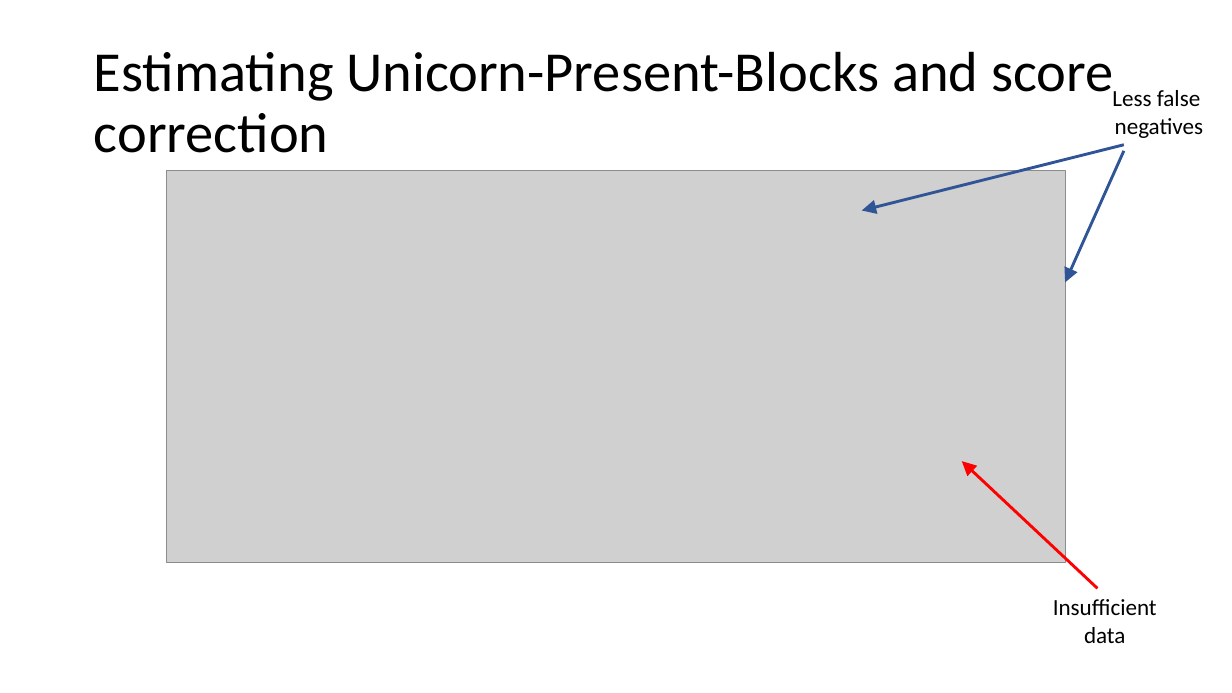
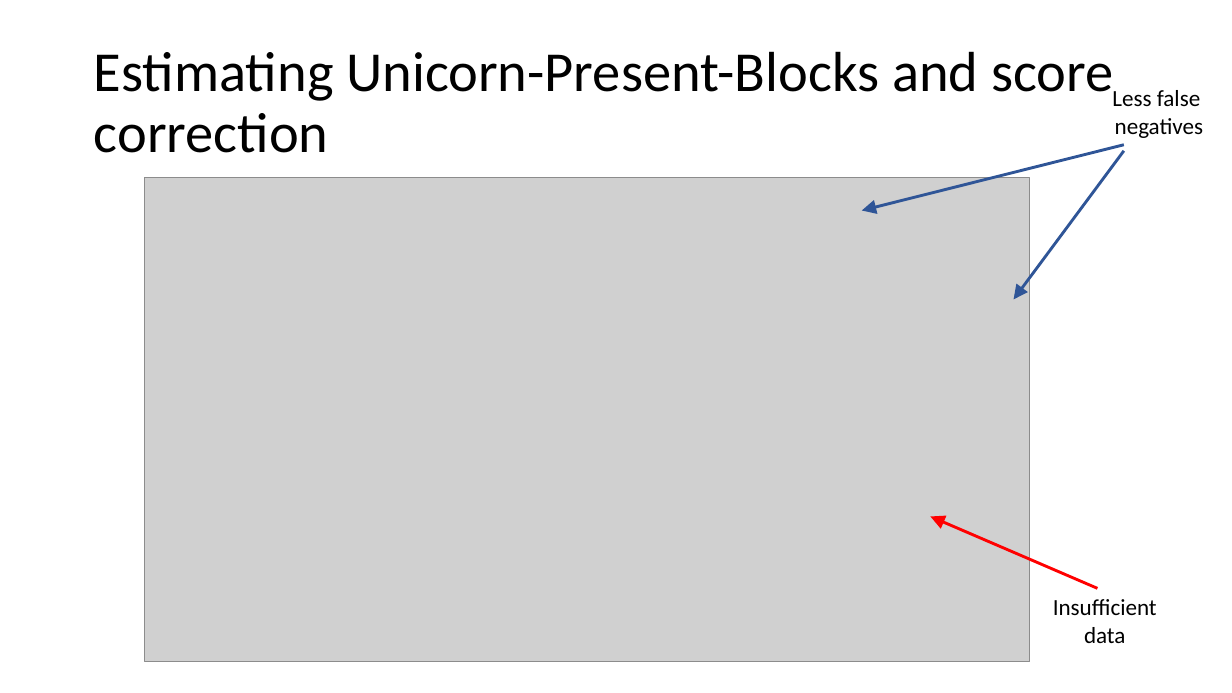
Before and after one commit to Slendercoder/DCL-DataAnalysis, a slide deck: slide 9 of DataCorrection.pptx (slide 5 before the commit). Drawn at 1232x693 pixels with LibreOffice and Linux fonts; fonts in the diff are those of the drawing; grey boxes stand for pictures. Boxes give left, top, right and bottom in pixels: in the first picture for what was removed or moved away, otherwise in the second. Text is boxed around its words. In the diff, an @@ line names an element or a change of style, - is before the commit and + after.

Commit message:
Exploring data correction

```diff
--- a/DataCorrection.pptx
+++ b/DataCorrection.pptx
@@ picture: place and size @@
-picture at <box>167,171,1066,563</box>
+picture at <box>145,177,1030,662</box>
@@ arrow moved from (1124, 151) - (1066, 283) to (1124, 151) - (1014, 299) @@
@@ arrow moved from (1098, 589) - (962, 461) to (1098, 589) - (931, 517) @@
```
Also in this commit, not shown: 4 other slides changed, 4 slides added, 41 other files.
